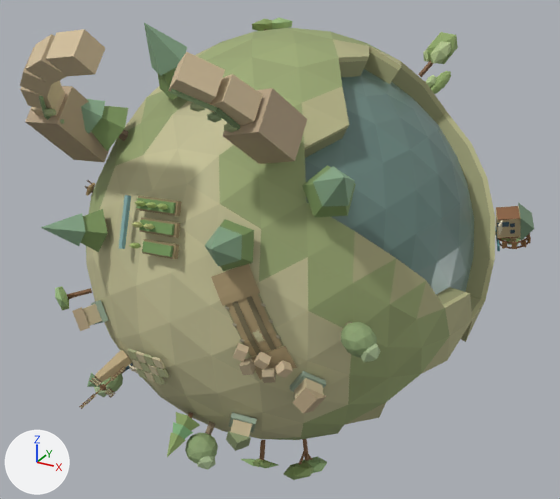
The glTF model apps/web/public/assets/blender/v1/s7/earth-mobile.glb, before and after one commit.
Both versions are drawn from a 50 mm camera at (1.74, -3.29, 1.55) aimed at (-0.03, -0.07, -0.06). The lights are fixed; the arrows at lower left show +X, +Y and +Z. The picture after the commit comes second. Where no turn or scale is listed for an object, it has been applied to the vertices. Vertices at exactly the same position are counted once.

The first picture shows 'Activity_cargo-cycle_road • modeled surfaces', 'Structures • modeled surfaces', 'Terrain • modeled surfaces' and 1 more.
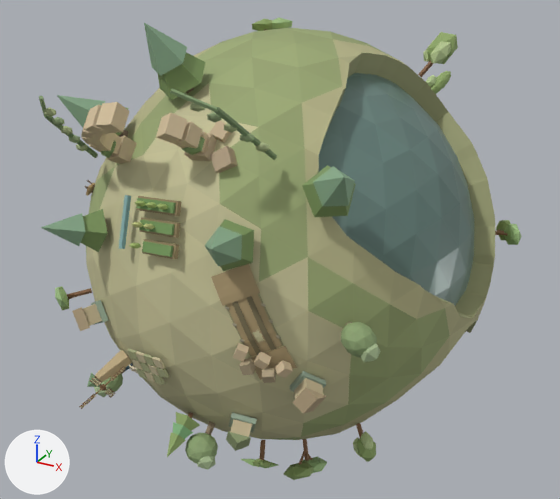
The change in detail:
me_structures_002 is used by ob_structures___modeled_surfaces.
me_structures_002 had 4082 vertices, 6912 faces and spanned x -1.08..1.15, y -1.26..1.25, z -1.17..1.17.
me_structures_002 now has 3711 vertices, 6218 faces and spans x -1.08..1.03, y -1.22..1.25, z -1.17..1.14.
me_structures_002 part 1: the loose piece of 8 vertices spanning x 0.2..0.45, y -0.98..-0.67, z 0.65..0.96 is multiplied about its middle by the matrix ((0.479, -0.124, 0.099), (0.127, 0.489, -0.004), (-0.095, 0.029, 0.495)), then moved by (-0.3, 0.03, -0.14).
me_structures_002 part 2: the loose piece of 8 vertices spanning x -0.33..-0.17, y -1.26..-1.09, z 0.99..1.17 is multiplied about its middle by the matrix ((0.661, 0.007, -0.028), (-0.009, 0.661, -0.042), (0.028, 0.043, 0.66)), then moved by (0.0, 0.17, -0.27).
me_structures_002 part 3: the loose piece of 8 vertices spanning x 0.25..0.39, y -0.94..-0.75, z 0.73..0.92 is multiplied about its middle by the matrix ((-0.044, -0.56, 0.096), (0.466, 0.019, 0.328), (-0.326, 0.104, 0.456)), then moved by (-0.19, 0.03, -0.18).
me_structures_002 part 4: the loose piece of 8 vertices spanning x 0.19..0.36, y -1.06..-0.85, z 0.82..1.03 is multiplied about its middle by the matrix ((-0.288, -0.215, 0.317), (0.289, 0.138, 0.356), (-0.251, 0.405, 0.046)), then moved by (-0.2, 0.21, -0.19).
me_structures_002 part 5: the loose piece of 12 vertices spanning x 0.21..0.26, y -0.76..-0.68, z -0.83..-0.75 is copied, and the copy is multiplied about the mesh origin by the matrix ((-0.543, -0.786, -0.296), (-0.087, -0.298, 0.951), (-0.835, 0.542, 0.094)); it spans x 0.62..0.7, y -0.58..-0.52, z -0.69..-0.61.
me_structures_002 part 6: the loose piece of 12 vertices spanning x 0.05..0.13, y -1.02..-0.93, z -0.77..-0.67 is copied, and the copy is multiplied about its middle by the matrix ((-0.583, -1.029, 0.131), (0.352, -0.055, 1.135), (-0.976, 0.595, 0.331)), then moved by (0.61, 0.39, 0.03); it spans x 0.65..0.76, y -0.64..-0.53, z -0.75..-0.63.
me_structures_002 part 7: 32 loose pieces with 548 vertices, spanning x -0.77..1.15, y -1.24..0.43, z 0.02..1.14, are deleted.
me_structures_002 part 8: 96 vertices added at x -0.49..0.08, y -1.05..-0.68, z 0.51..0.85.
me_structures_002 part 9: 24 vertices added at x 0.63..0.74, y -0.63..-0.54, z -0.75..-0.61.
Other edits to the shape of me_structures_002 do not show in these pictures.
me_terrain_002 is used by ob_terrain___modeled_surfaces.
me_terrain_002 had 508 vertices, 1016 faces and spanned x -1.01..1.0, y -1.06..1.05, z -1.03..1.03.
me_terrain_002 now has 632 vertices, 1260 faces and spans x -1.02..1.01, y -1.06..1.05, z -1.03..1.03.
me_terrain_002 part 10: 11 vertices moved from x 0.46..0.96, y -0.59..0.58, z -0.63..0.74 to x 0.47..0.96, y -0.63..0.57, z -0.78..0.69; 69 vertices removed from x 0.29..1.0, y -0.74..0.53, z -0.95..0.95; 129 vertices added at x 0.3..1.01, y -0.72..0.51, z -0.97..0.96.
me_terrain_002 part 11: 4 vertices moved from x -0.83..-0.75, y -0.32..0.31, z -0.51..-0.46 to x -0.93..-0.77, y -0.33..0.21, z -0.51..-0.32; 62 vertices removed from x -1.0..-0.19, y -0.68..0.41, z -0.98..0.89; 126 vertices added at x -1.02..-0.27, y -0.62..0.4, z -0.97..0.9.
me_terrain_002 part 12: 12 kept faces spanning x -0.94..0.96, y -0.75..0.59, z -0.78..0.76 get new vertex colours.
me_terrain_002 part 13: 3 faces spanning x -0.84..0.87, y -0.54..0.38, z -0.46..0.3 switch from mat_janus___mineral_and_painted_surfaces to mat_janus___faceted_water.

Pixel boxes [x1, y1, x2, y2] of what changed, in the pictures (560 x 499 px; the box of a moved part takes in the faces that stretch with it):
'Structures • modeled surfaces', reshaped (6% narrower): before [20, 18, 534, 480]; after [39, 18, 522, 480]
part 1 of me_structures_002, moved or reshaped: before [223, 88, 307, 164]; after [184, 133, 217, 161]
part 2 of me_structures_002, moved or reshaped: before [45, 29, 105, 76]; after [96, 102, 130, 133]
part 3 of me_structures_002, moved or reshaped (not visible before): after [210, 146, 238, 173]
part 4 of me_structures_002, moved or reshaped: before [208, 74, 263, 126]; after [210, 121, 231, 143]
part 5 of me_structures_002, added: after [356, 423, 363, 438]
part 6 of me_structures_002, added: after [357, 438, 376, 462]
part 7 of me_structures_002, deleted: before [20, 34, 534, 251]
part 8 of me_structures_002, added (beige): after [81, 104, 208, 164]
part 9 of me_structures_002, added: after [353, 431, 373, 457]
part 10 of me_terrain_002, moved or reshaped: [299, 39, 495, 440] in both
part 11 of me_terrain_002, moved or reshaped (mostly hidden): before [98, 43, 219, 179]; after [95, 43, 219, 185]
part 12 of me_terrain_002, recoloured: before [353, 83, 490, 304]; after [353, 256, 410, 304]
part 13 of me_terrain_002, recoloured: before [467, 184, 490, 220]; after [384, 256, 410, 277]
